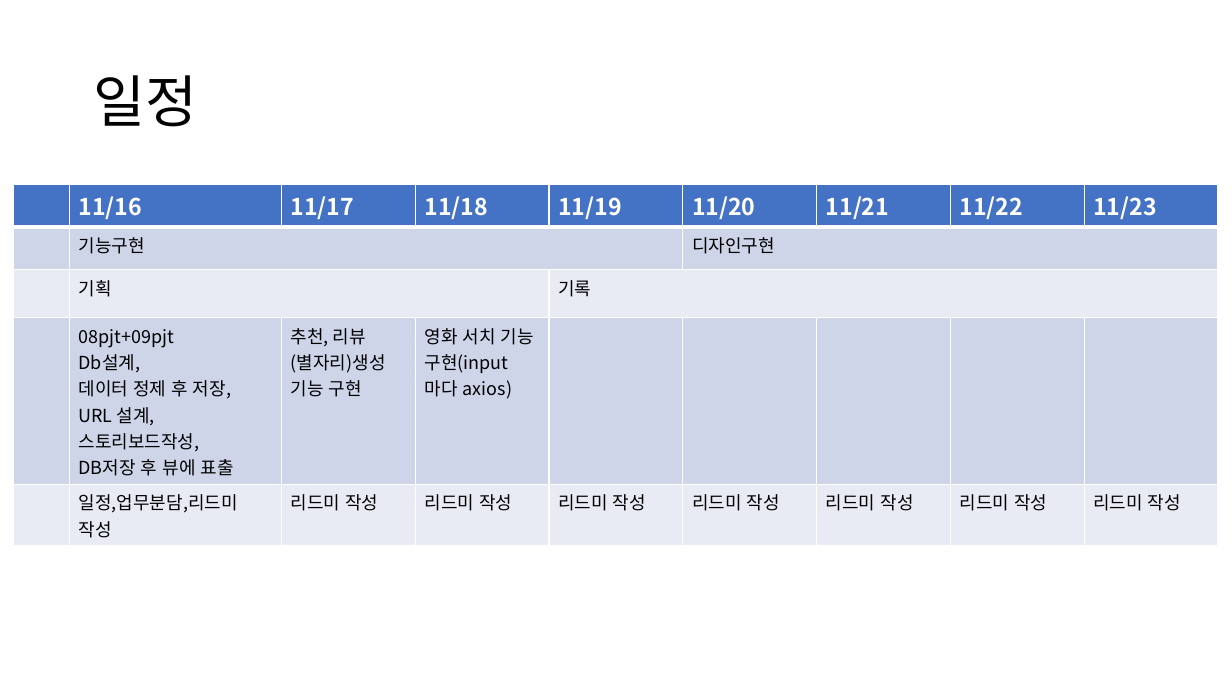
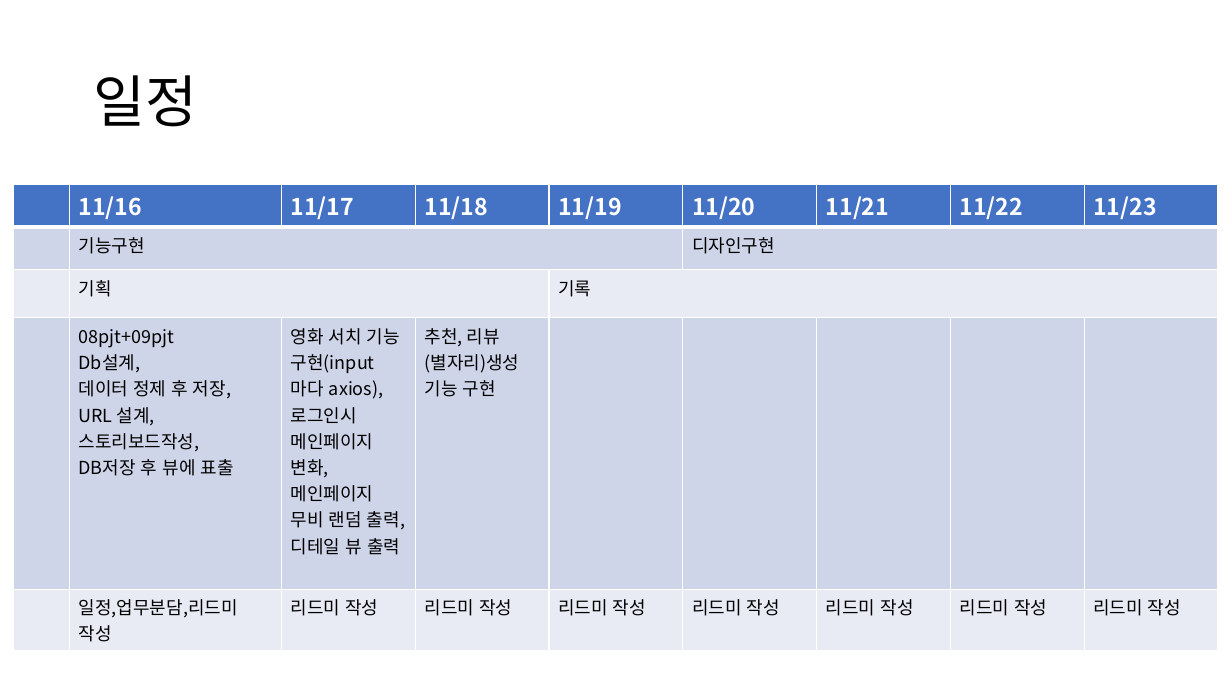
Before and after one commit to Whitepaperone/MovieConstellation, a slide deck: slide 4 of readme.pptx. Drawn at 1232x693 pixels with LibreOffice and Linux fonts; fonts in the diff are those of the drawing. Boxes give left, top, right and bottom in pixels: in the first picture for what was removed or moved away, otherwise in the second. Text is boxed around its words. In the diff, an @@ line names an element or a change of style, - is before the commit and + after.

```diff
--- a/readme.pptx
+++ b/readme.pptx
@@ table at (x1=14, y1=184, x2=1220, y2=646) @@
-row 4, column 3: 추천, 리뷰(별자리)생성 기능 구현
+row 4, column 3: 영화 서치 기능 구현(input마다 axios), 로그인시 메인페이지 변화, / 메인페이지 무비 랜덤 출력, / 디테일 뷰 출력
-row 4, column 4: 영화 서치 기능 구현(input마다 axios)
+row 4, column 4: 추천, 리뷰(별자리)생성 기능 구현
```
Also in this commit, not shown: 11 other files.
